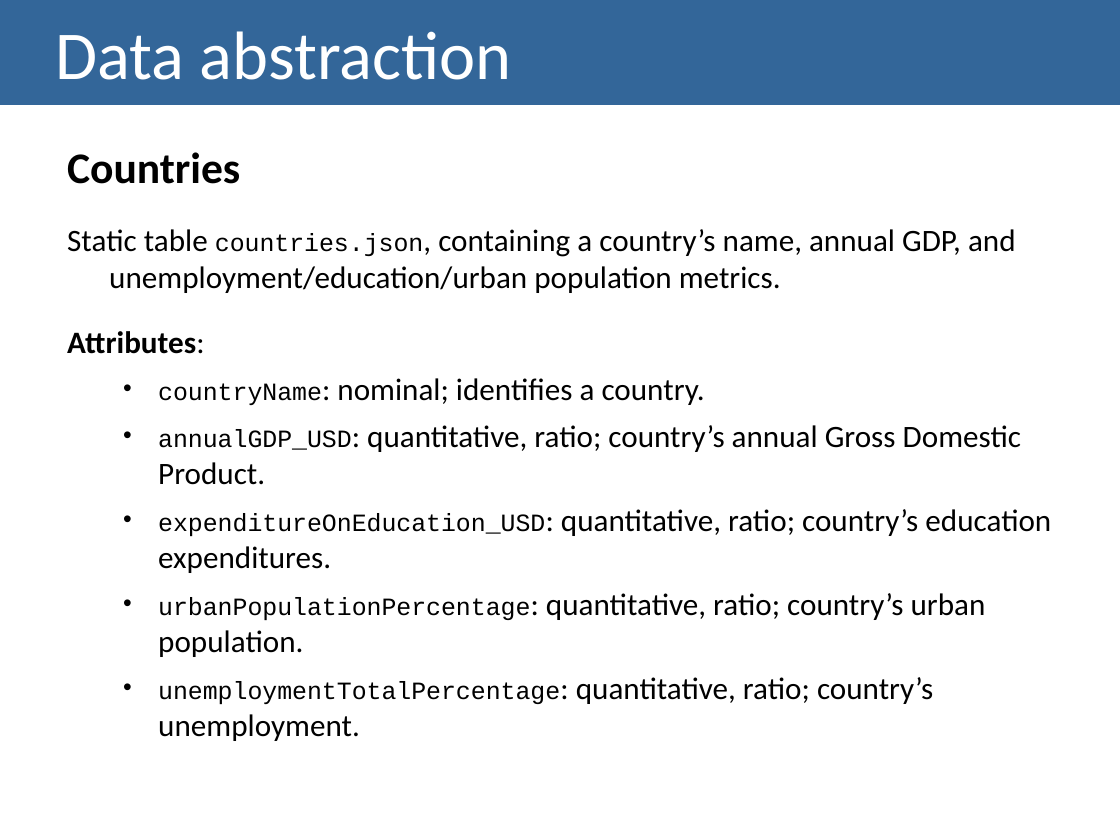
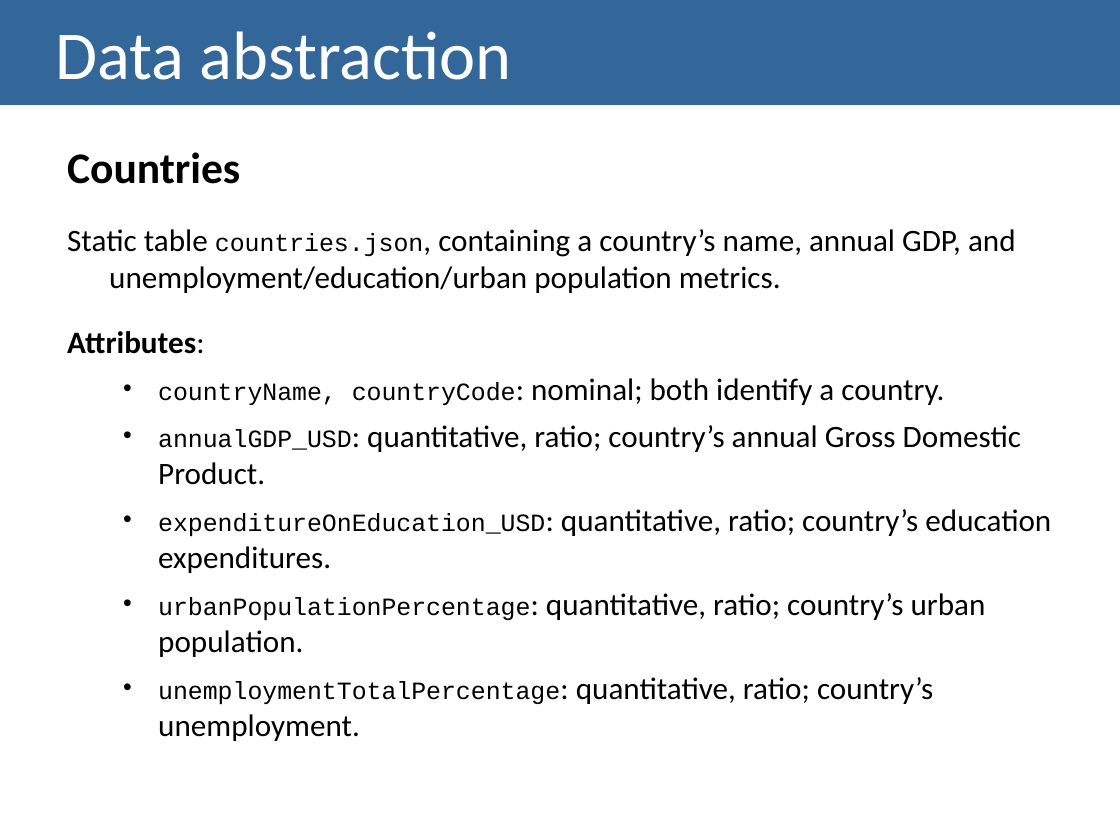
Before and after one commit to lucasrafael98/IV1819-esports, a slide deck: slide 11 of docs/Checkpoint II - Presentation.pptx. Drawn at 1120x840 pixels with LibreOffice and Linux fonts; fonts in the diff are those of the drawing. Boxes give left, top, right and bottom in pixels: in the first picture for what was removed or moved away, otherwise in the second. Text is boxed around its words. In the diff, an @@ line names an element or a change of style, - is before the commit and + after.

```diff
--- a/docs/Checkpoint II - Presentation.pptx
+++ b/docs/Checkpoint II - Presentation.pptx
@@ text at box(158, 378, 944, 405): text changed @@
-  • countryName: nominal; identifies a country.
+  • countryName, countryCode: nominal; both identify a country.
```
Also in this commit, not shown: 5 other slides changed, 1 slide added.
